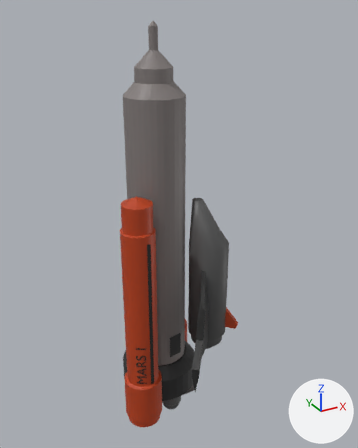
What one commit did to the glTF model Blender Models/rocketship/rocket.glb.
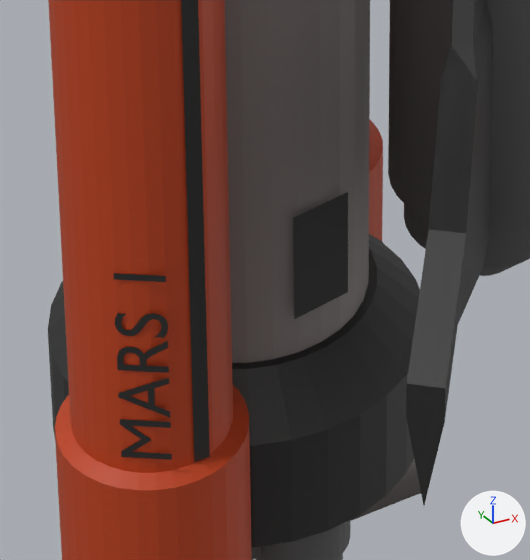
Old and new are each drawn whole from a 50 mm camera at (-70.4, -144.2, 166.8) aimed at (6.2, -4.8, 97.0) and again close up on the part from 32% to 60% of the width and 66% to 90% of the height. Every picture has the same lights, and +X, +Y and +Z are marked at lower right. Where no turn or scale is listed for an object, it has been applied to the vertices.
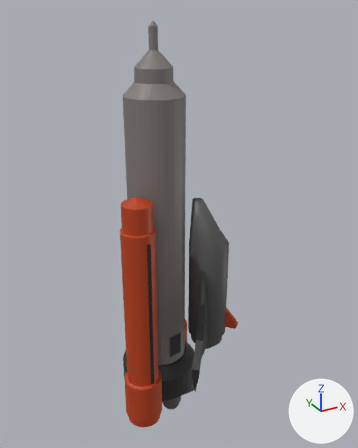
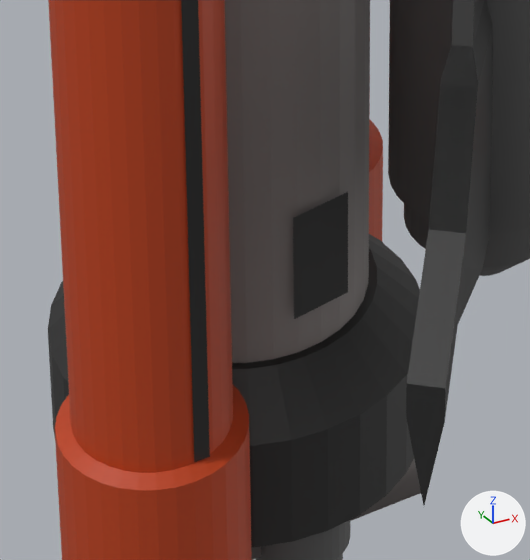
Where the change shows, as pixel boxes (x1, y1, x2, y2) in the close-ups (530 x 560 px):
'Text', no longer drawn (black): before (113, 273, 172, 460)

Diff of the bpy script that builds the scene:
```diff
--- a/Blender Models/rocketship/rocket.glb.py
+++ b/Blender Models/rocketship/rocket.glb.py
@@ ob_text @@
-ob_text = bpy.data.objects.new('Text', me_text)
+ob_text = bpy.data.objects.new('Text', None)
 ob_text.location = (-14.04, -18.24, 44.67)
```
